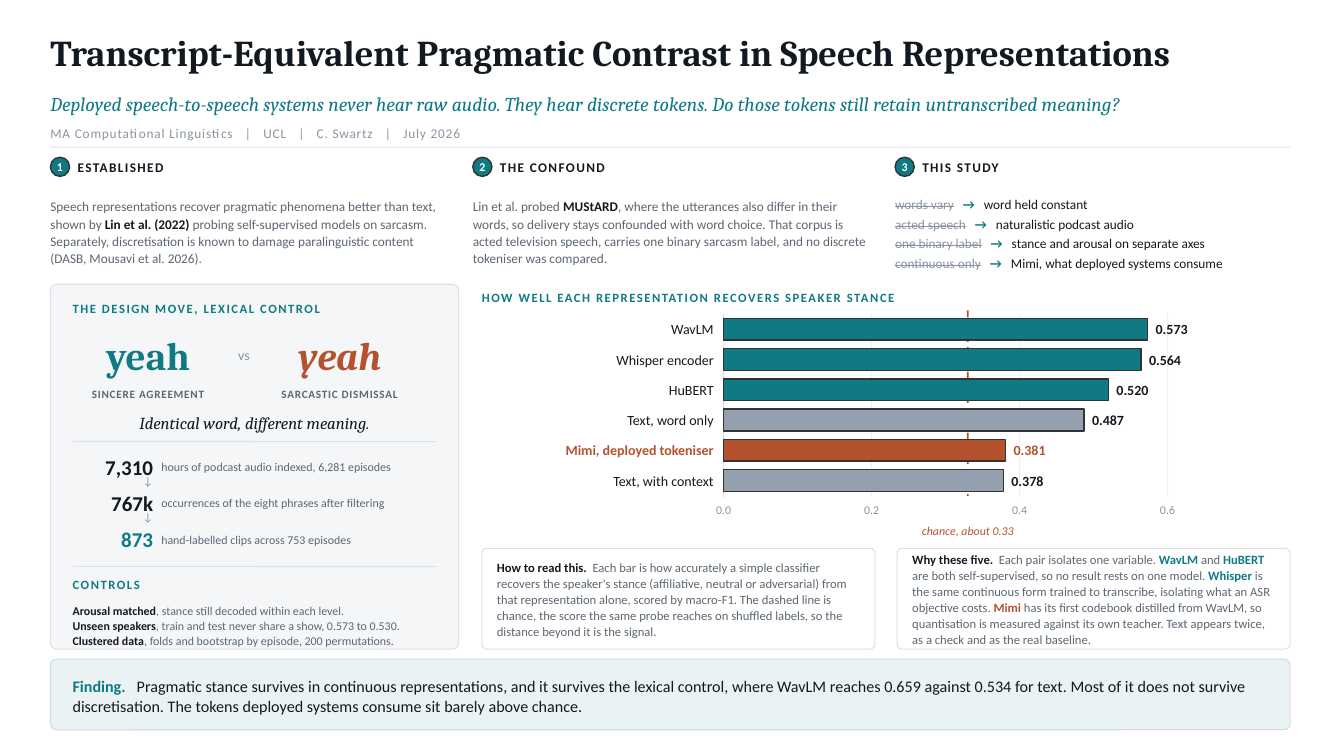
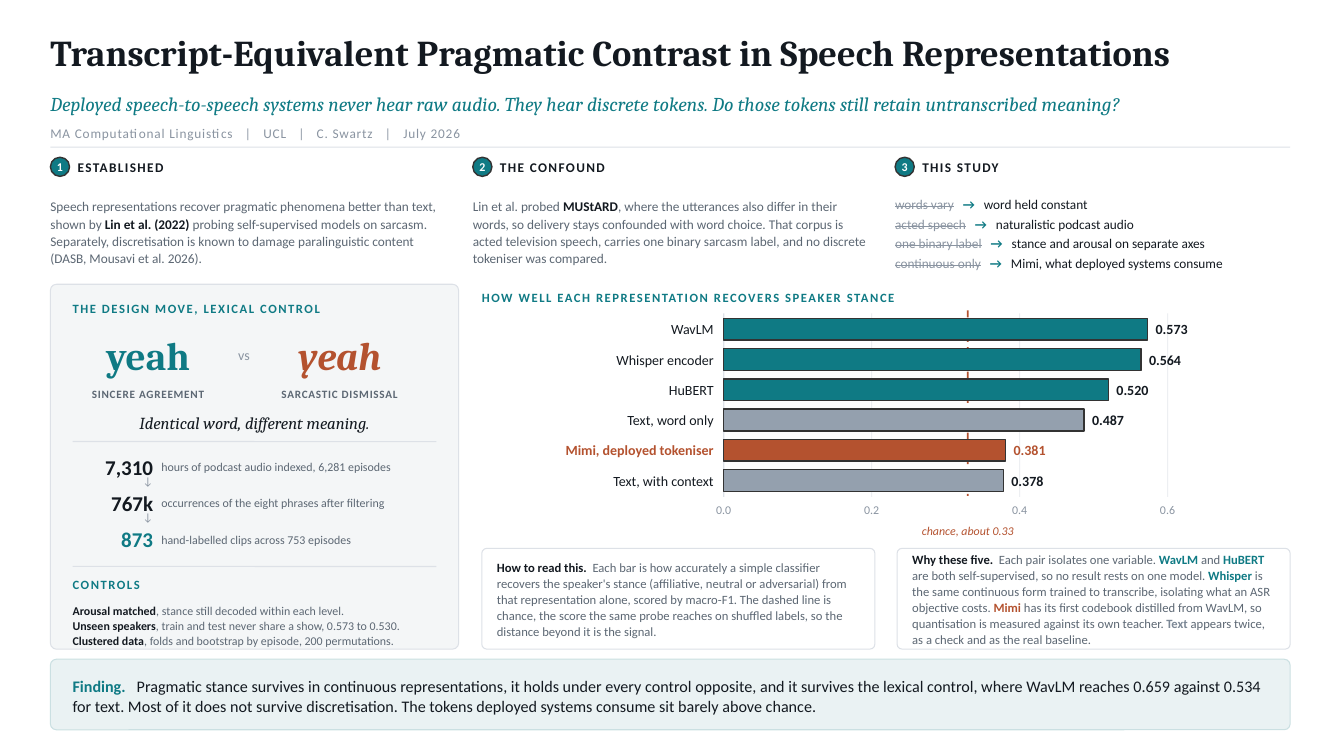
Before and after one commit to syntax606/UCL_Dissertation, a slide deck: slide 1 of docs/advisory_slide.pptx. Drawn at 1344x756 pixels with LibreOffice and Linux fonts; fonts in the diff are those of the drawing. Boxes give left, top, right and bottom in pixels: in the first picture for what was removed or moved away, otherwise in the second. Text is boxed around its words. In the diff, an @@ line names an element or a change of style, - is before the commit and + after.

```diff
--- a/docs/advisory_slide.pptx
+++ b/docs/advisory_slide.pptx
@@ text at (x1=73, y1=680, x2=1261, y2=715): text changed @@
-Finding. Pragmatic stance survives in continuous representations, and it survives the lexical control, where WavLM reaches 0.659 against 0.534 for text. Most of it does not survive discretisation. The tokens deployed systems consume sit barely above chance.
+Finding. Pragmatic stance survives in continuous representations, it holds under every control opposite, and it survives the lexical control, where WavLM reaches 0.659 against 0.534 for text. Most of it does not survive discretisation. The tokens deployed systems consume sit barely above chance.
```
Also in this commit, not shown: 1 other file.
